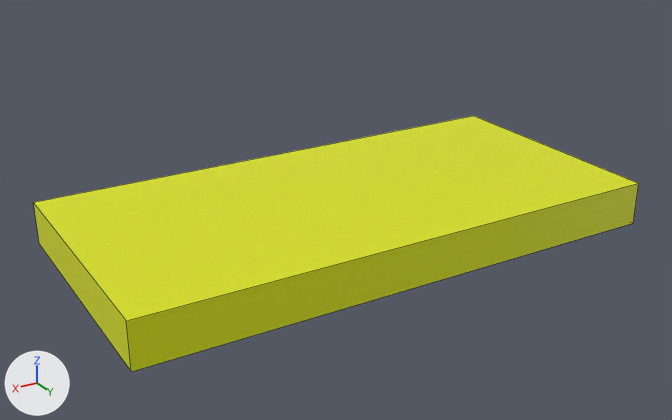
The Blender file Assets/Models/Club.blend, before and after one commit.
Before and after are seen from a 50 mm lens placed at (-2.89, 3.51, 8.88), pointed at (-12.68, -12.8, 0.72). Every picture has the same lights, and +X, +Y and +Z are marked at lower left. Mesh edges are drawn as thin lines. The same objects are shown in both versions, whatever each file hides.
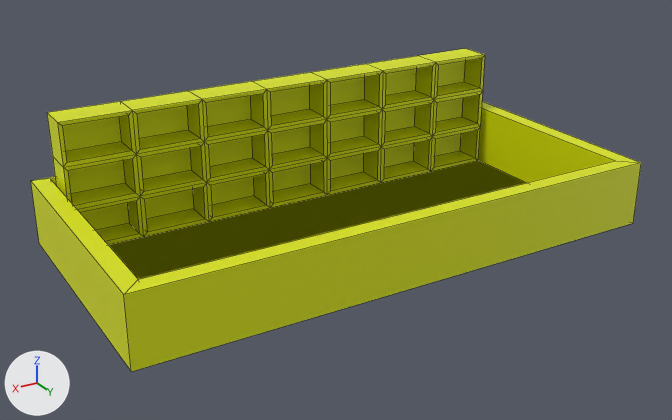
Boxes [x1, y1, x2, y2] around the edits, measured in the pictures (672 x 420 px):
'Cube.025', reshaped, moved, rescaled (26% taller)
    before: [34, 116, 639, 372]
    after: [31, 48, 641, 372]

Diff of the bpy script that builds the scene:
```diff
--- a/Assets/Models/Club.blend.py
+++ b/Assets/Models/Club.blend.py
@@ me_cube_026 @@
 # used by ob_cube_025; location = (-10.0, -19.0, 0.0); rotation_euler = (0.0, 0.0, 1.571), in degrees (0, 0, 90); scale = (1.5, 4.5, 1.0)
-me_cube_026.from_pydata(...)  # 8 vertices, 6 faces; spans x 2.0..6.0, y -0.69..2.02, z 0.0..1.0
+me_cube_026.from_pydata(...)  # 248 vertices, 244 faces; spans x 0.0..6.0, y -12.21..-0.01, z -1.51..1.48
+# me_cube_026 part 1: the whole mesh is rebuilt
 me_cube_026.materials.append(mat_bar)
@@ ob_cube_025 @@
 ob_cube_025 = bpy.data.objects.new('Cube.025', me_cube_026)
-ob_cube_025.location = (-10.0, -19.0, 0.0)
+ob_cube_025.location = (-19.11, -16.0, 1.51)
 ob_cube_025.rotation_euler = (0.0, 0.0, 1.571)  # degrees (0, 0, 90)
-ob_cube_025.scale = (1.5, 4.5, 1.0)
```
